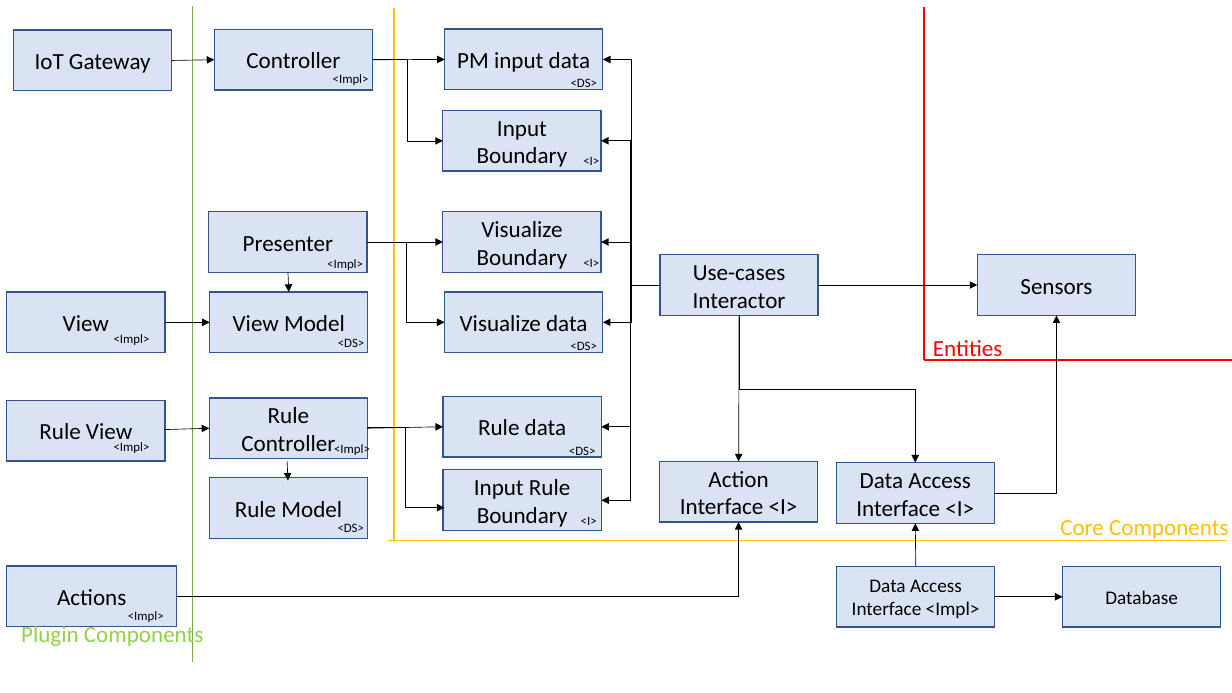
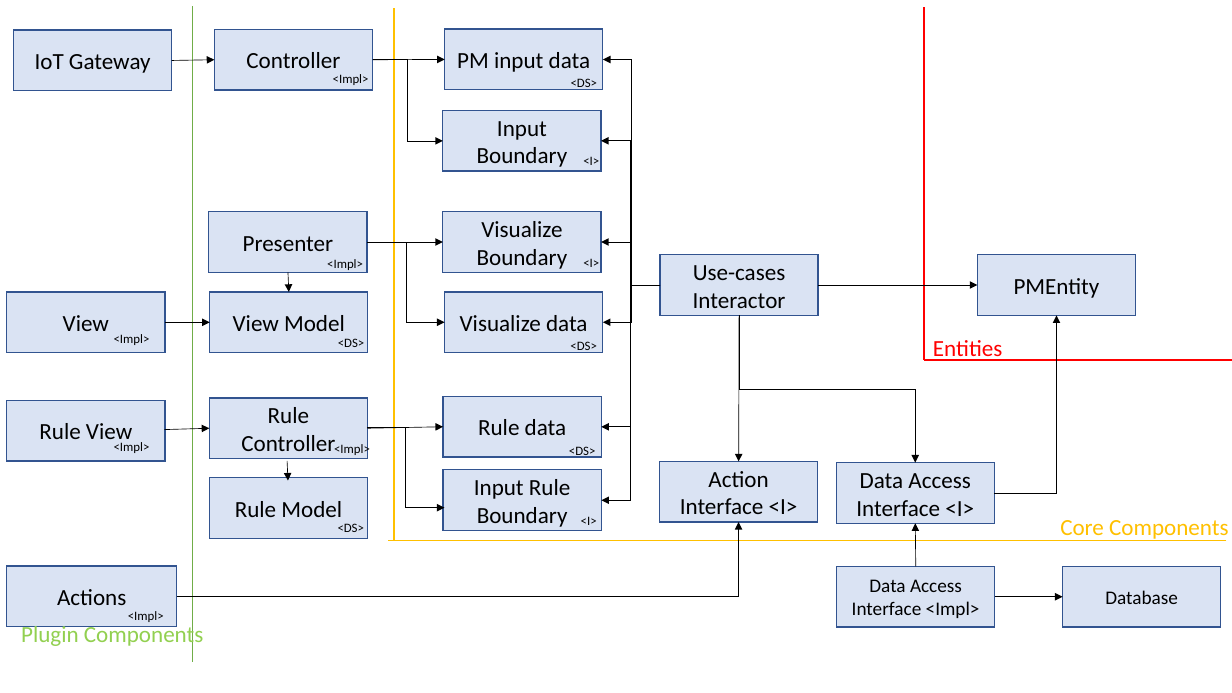
Before and after one commit to tridunghonhan/pmview.net, a slide deck: slide 1 of specification/Architecture.pptx. Drawn at 1232x693 pixels with LibreOffice and Linux fonts; fonts in the diff are those of the drawing. Boxes give left, top, right and bottom in pixels: in the first picture for what was removed or moved away, otherwise in the second. Text is boxed around its words. In the diff, an @@ line names an element or a change of style, - is before the commit and + after.

```diff
--- a/specification/Architecture.pptx
+++ b/specification/Architecture.pptx
@@ text in rectangle at (x1=1014, y1=278, x2=1100, y2=298): text changed @@
-Sensors
+PMEntity
```
Also in this commit, not shown: 5 other files.
